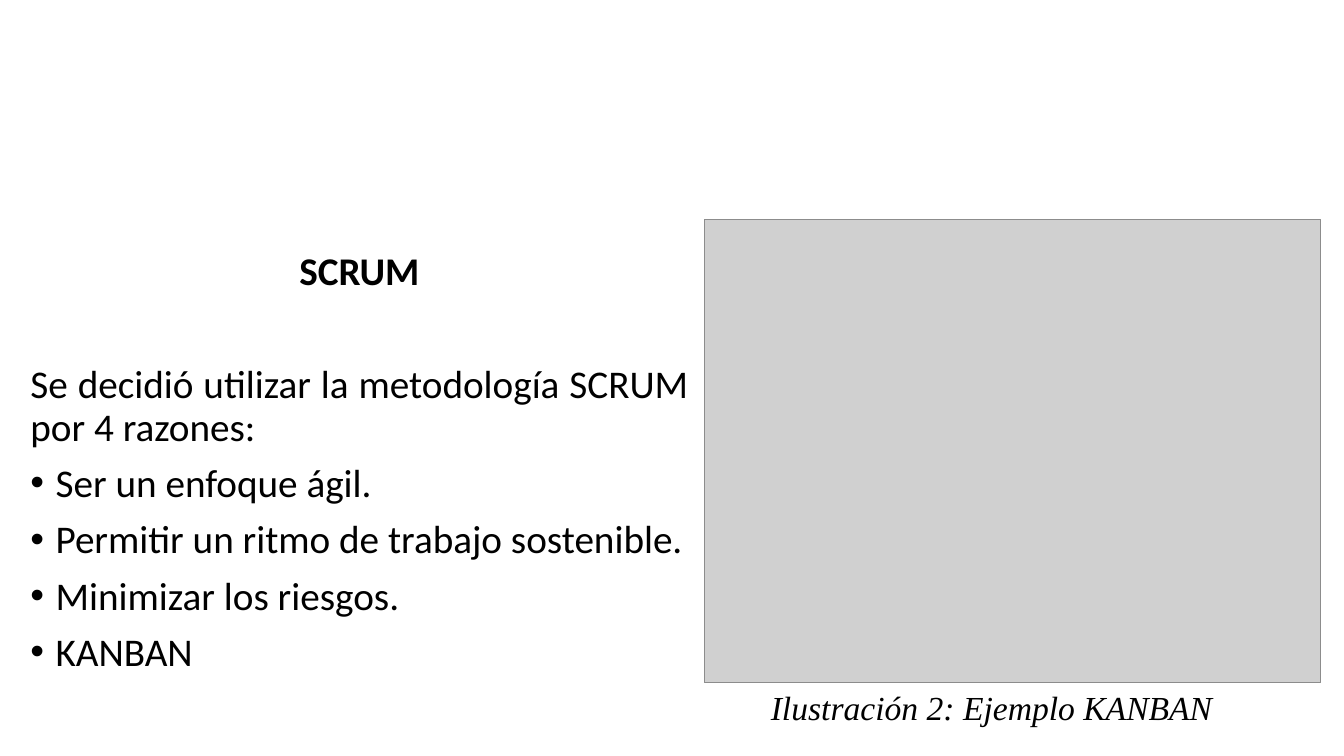
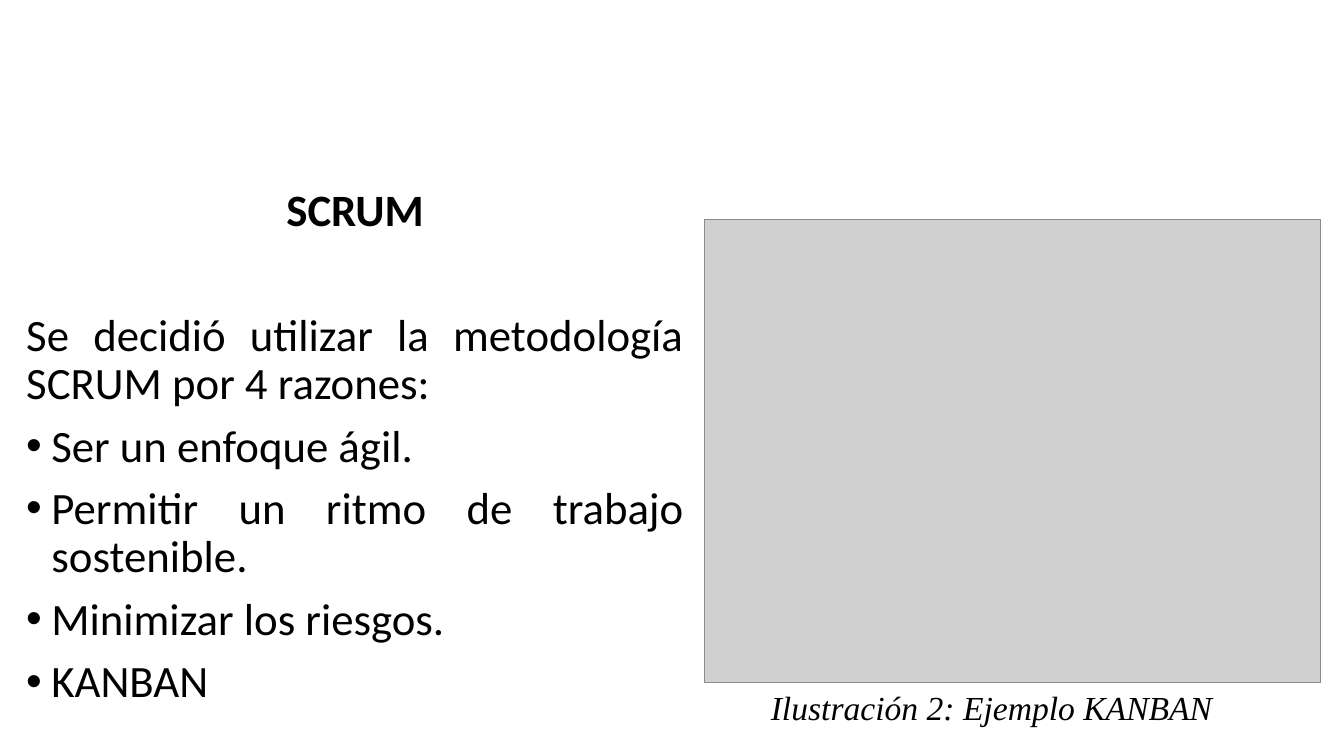
Before and after one commit to BrayanNovoa/uniminuto, a slide deck: slide 12 of expo/expo.pptx (slide 19 before the commit). Drawn at 1344x756 pixels with LibreOffice and Linux fonts; fonts in the diff are those of the drawing; grey boxes stand for pictures; background and template pictures are left out. Boxes give left, top, right and bottom in pixels: in the first picture for what was removed or moved away, otherwise in the second. Text is boxed around its words. In the diff, an @@ line names an element or a change of style, - is before the commit and + after.

```diff
--- a/expo/expo.pptx
+++ b/expo/expo.pptx
@@ text "SCRUM": place and size @@
-text "SCRUM" at [30,259,688,666]
+text "SCRUM" at [26,196,684,697]
@@ text "SCRUM" at [26,196,684,697]: size 28 to 32 pt @@
```
Also in this commit, not shown: 18 other slides changed, 4 slides added, 11 slides removed, 3 other files.
